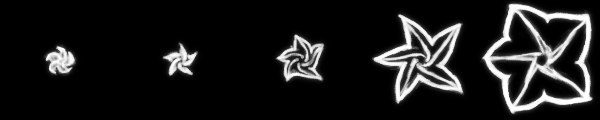
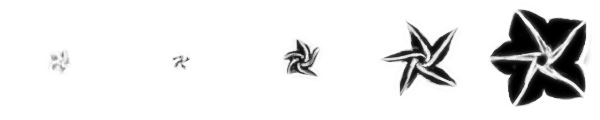
Layers edited between the first and the second (600, 120) image:
pixels changed over [0, 0, 600, 120] (layer not identified)
